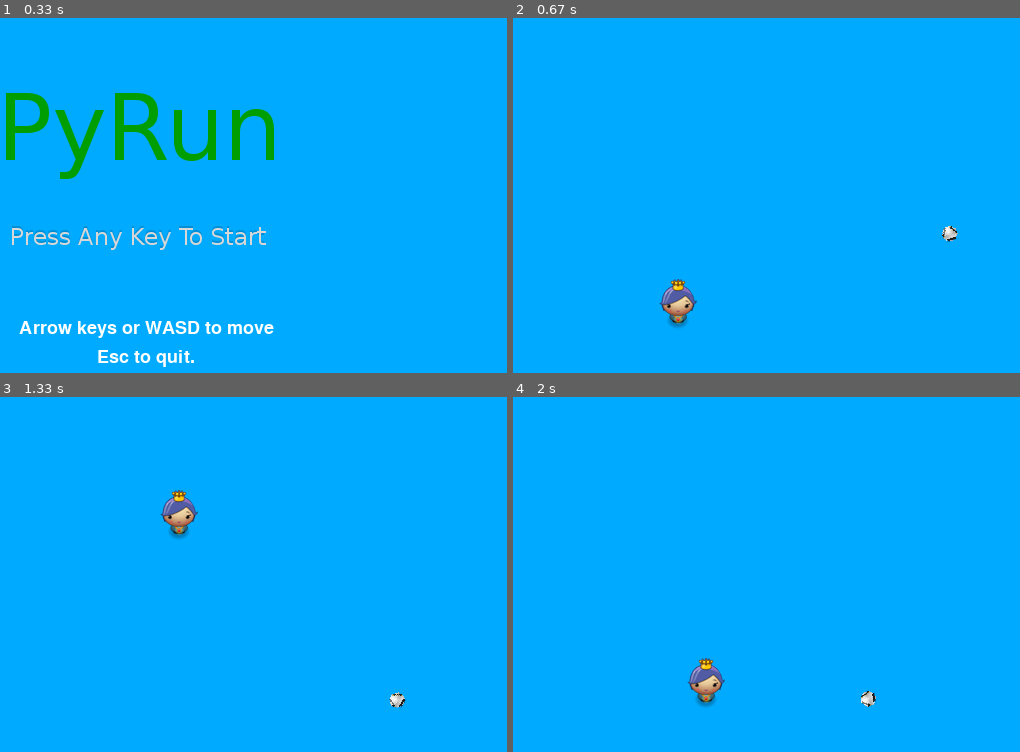
Above: before the commit, frames 1-4 (two rows, left to right).
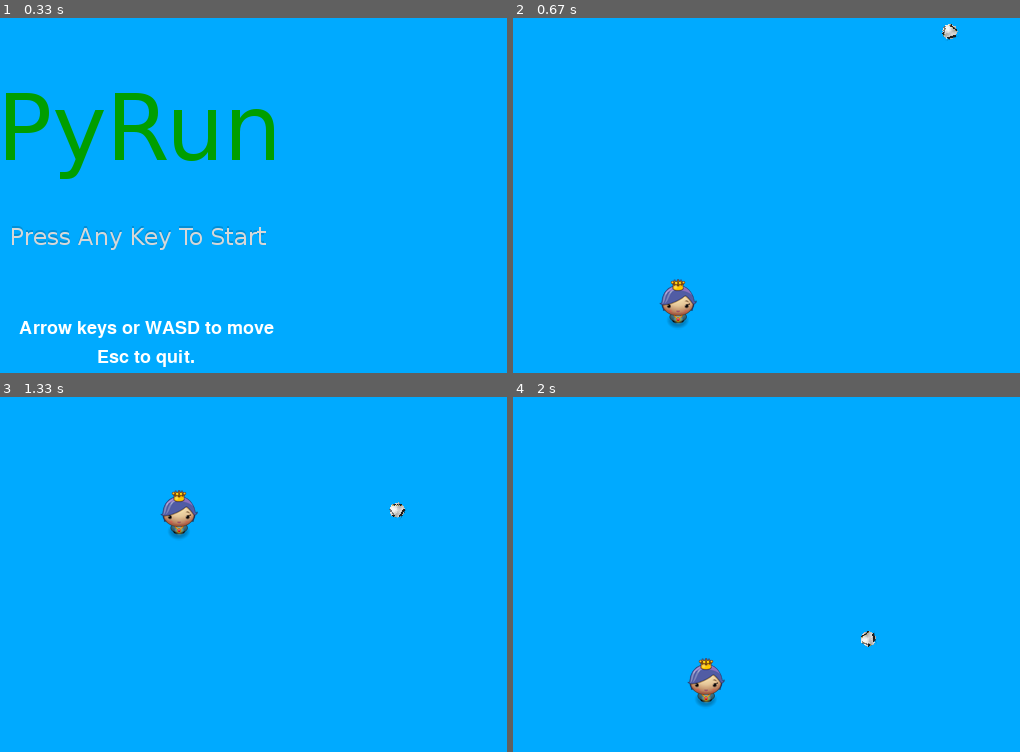
Above: after the commit, the same moments.

Repository: ljusman/PyRun
Game: pygame game, started from main.py
Two runs of this game, one before a commit and one after it. Both use one fixed random seed, a clock stepped at 60 frames per second and the inputs below.
Inputs:
- Up to frame 1 (0.33 s): no input
- Up to frame 2 (0.67 s): tap Enter at 0.33 s
- Up to frame 3 (1.33 s): hold Right 0.67-1.13 s; hold Up from 1.17 s (still down)
- Up to frame 4 (2 s): release Up at 1.47 s; hold Right 1.5-1.97 s

Frame 1 is identical in both runs. In frame 2, 0.2% of the frame differs, in the area x 84-88%, y 1-64%; in frame 3, 0.2%; in frame 4, 0.2%.

Commit message:
Added minor modifications on soccer ball properties

Diff:
--- a/main.py
+++ b/main.py
@@ -25,9 +25,9 @@
 
 
 # Here is the place to define constants for AI implementation...
-SOCCER_BALL_POSITION = ((WINWIDTH - 100), HALF_WINHEIGHT - 100)
+SOCCER_BALL_POSITION = ((WINWIDTH - 100), HALF_WINHEIGHT - 300)
 SOCCER_BALL_SIZE = (16, 16)
-SOCCER_GRAVITY = 0.02
+SOCCER_GRAVITY = 0.01
 SOCCER_FLOOR_ADJUSTMENT_FACTOR = 2.6
 SOCCER_ROTATE_INCREMENT = 2
 aiMoveStarted = False
@@ -94,7 +94,7 @@
         SOCCER_BALL_POSITION,
         SOCCER_BALL_SIZE,
         IMGSCALE,
-        'left'
+        LEFT
         )
 
     moveLeft  = False
